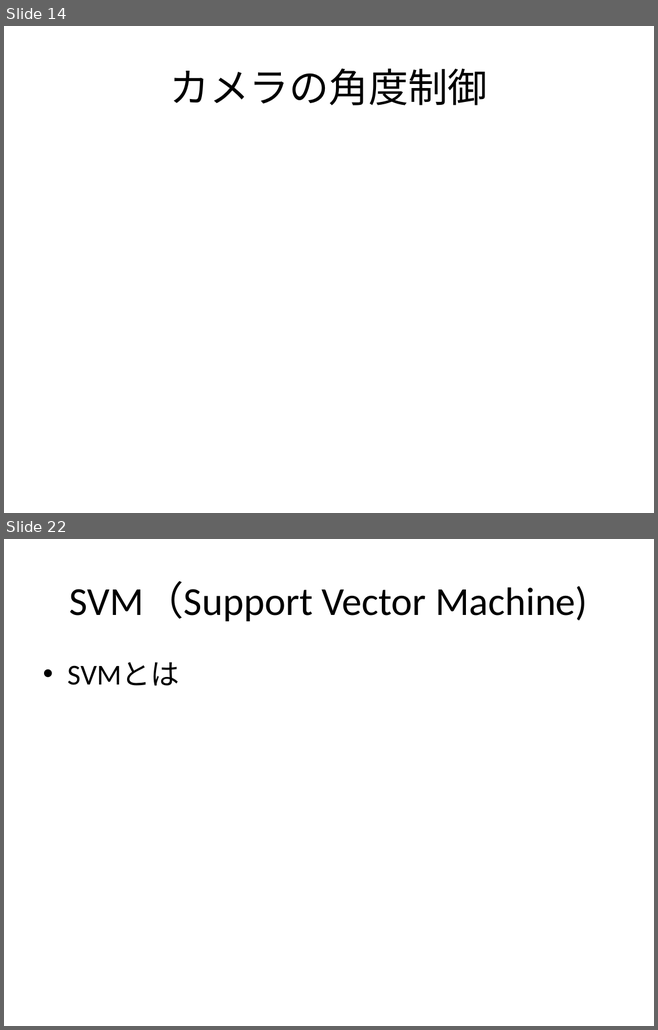
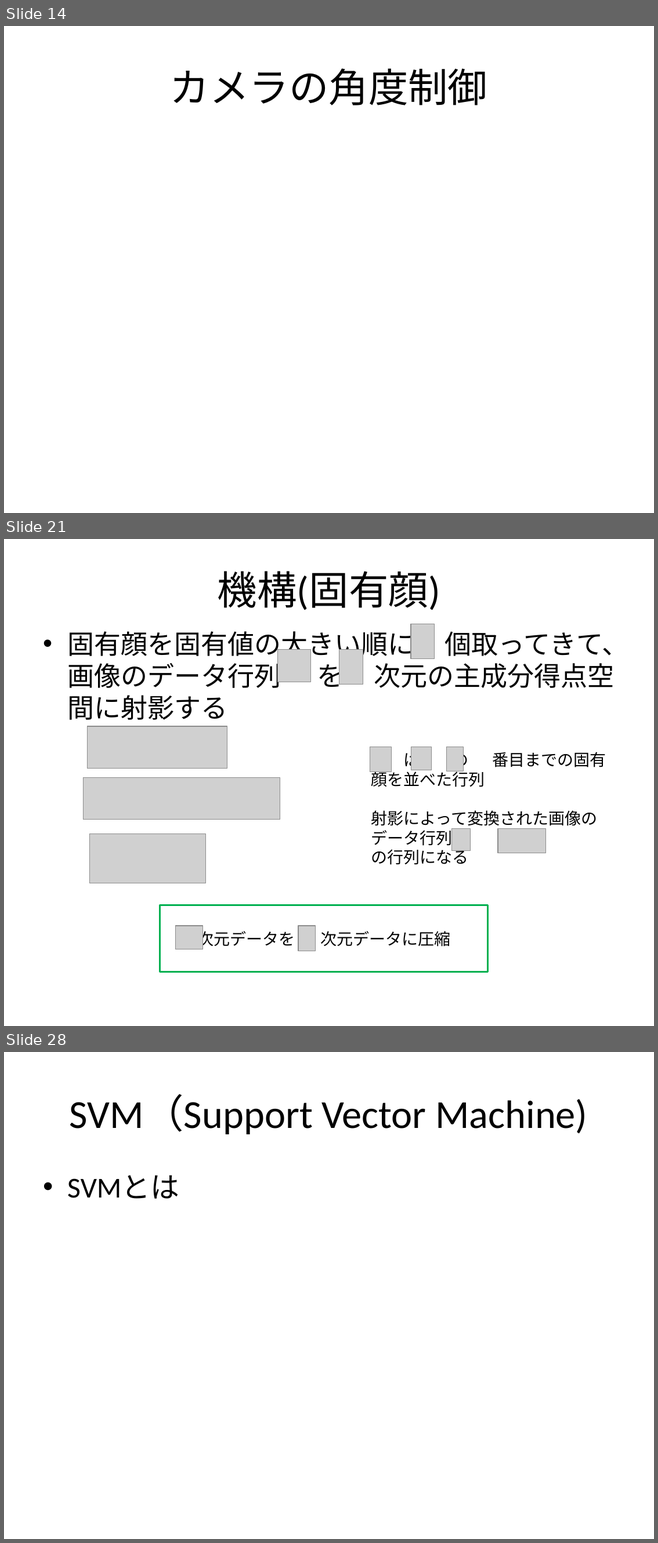
Before and after one commit to Shell-Wataru/AutoRecognition, a slide deck: motor/slideUshimaru.pptx. Shown one above the other, each under a label of ours: slides 14 and 22 before the commit, slides 14, 21 and 28 after it; the slides between them are not shown. The pictures are 658x1030 and 658x1543 pixels, drawn with LibreOffice and Linux fonts; fonts in the diff are those of the drawing; grey boxes stand for pictures. Boxes give left, top, right and bottom in pixels: in the first picture for what was removed or moved away, otherwise in the second. Text is boxed around its words. In the diff, an @@ line names an element or a change of style, - is before the commit and + after.

```diff
--- a/motor/slideUshimaru.pptx
+++ b/motor/slideUshimaru.pptx
@@ slide 21 added at [4, 539, 654, 1026], background #FFFFFF @@
@@ title added at [217, 571, 440, 610], 44 pt, text #000000 @@
+機構(固有顔)
@@ picture added at [411, 624, 434, 658] @@
@@ text added at [67, 627, 629, 720], 29.6 pt, text #000000 @@
+• 固有顔を固有値の大きい順に 個取ってきて、画像のデータ行列 を 次元の主成分得点空間に射影する
@@ picture added at [278, 649, 311, 682] @@
@@ picture added at [339, 649, 362, 684] @@
@@ picture added at [87, 726, 227, 768] @@
@@ picture added at [370, 747, 391, 772] @@
@@ picture added at [411, 747, 431, 770] @@
@@ picture added at [447, 747, 463, 772] @@
@@ text added at [371, 750, 605, 865], 18 pt, text #000000 @@
+は の 番目までの固有顔を並べた行列
+射影によって変換された画像のデータ行列 は の行列になる
@@ picture added at [83, 777, 280, 820] @@
@@ picture added at [90, 834, 206, 884] @@
@@ picture added at [452, 829, 470, 851] @@
@@ picture added at [498, 829, 546, 853] @@
@@ rectangle added at [160, 906, 487, 972], fill #FFFFFF, outline #00B050 2 pt, 18 pt, text #000000 @@
+次元データを 次元データに圧縮
@@ picture added at [176, 925, 204, 949] @@
@@ picture added at [298, 925, 315, 951] @@
@@ what was slide 22 is now slide 28 @@
```
Also in this commit, not shown: 5 other slides added.
